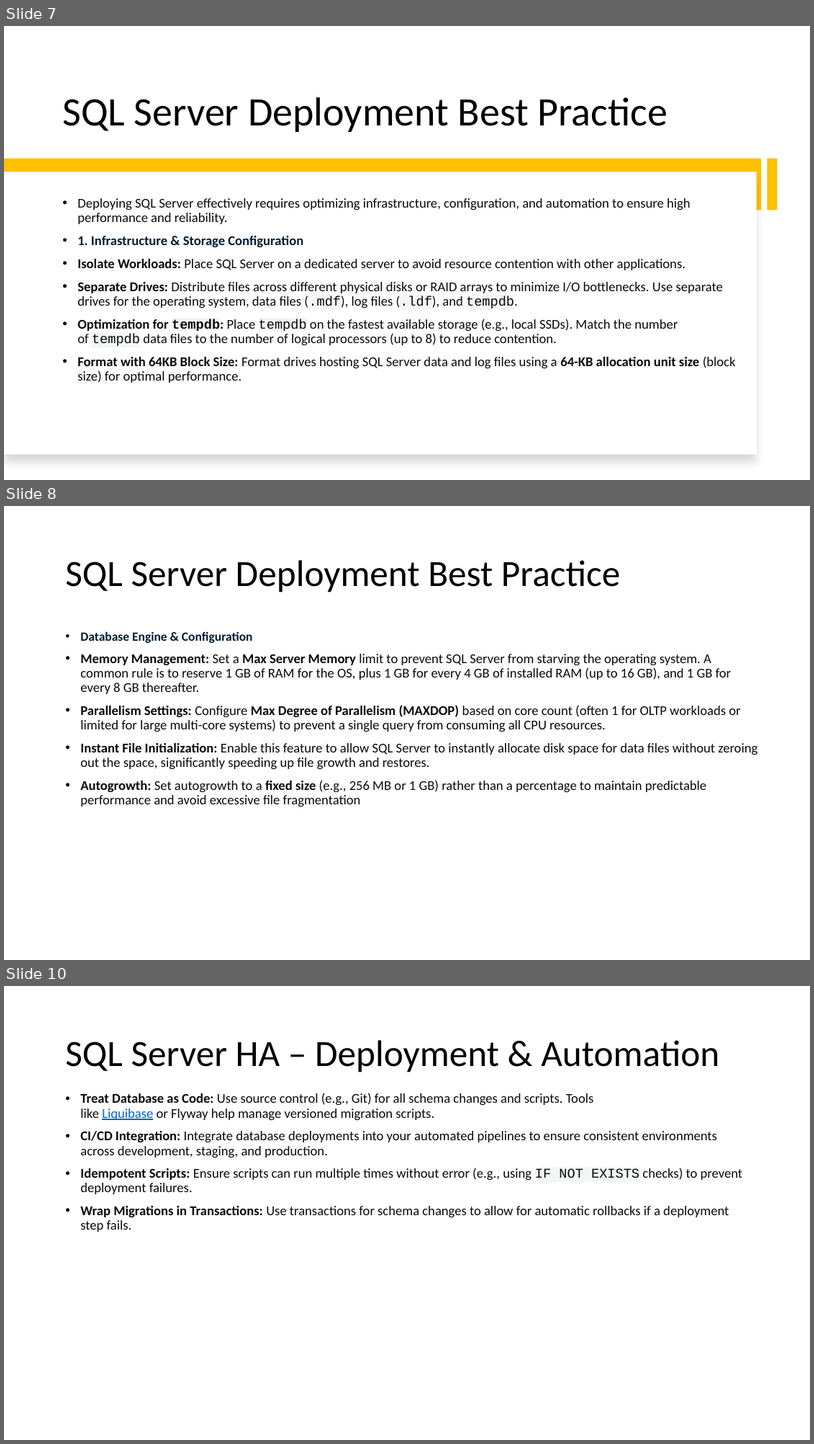
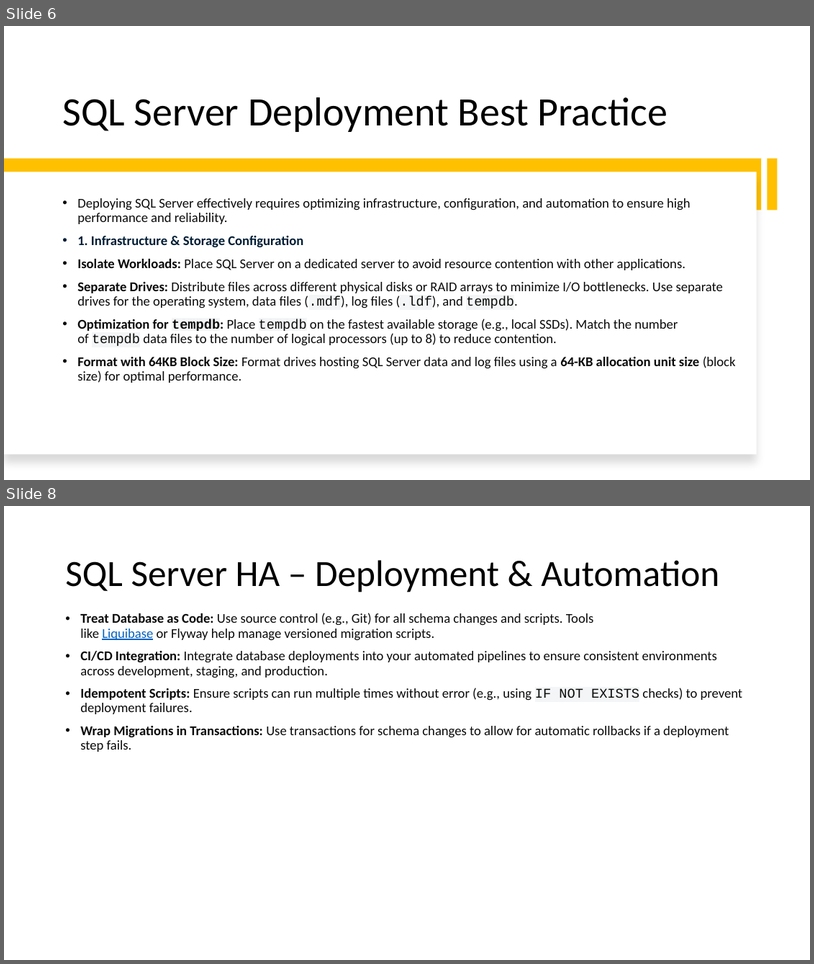
Before and after one commit to imcuteani/SQL_Server_Azure_Data_Engineering, a slide deck: Decks/day-3/SQL Server Administration & Azure Data Engineering-day-3.pptx. Shown one above the other, each under a label of ours: slides 7, 8 and 10 before the commit, slides 6 and 8 after it; the slides between them are not shown. The pictures are 814x1444 and 814x964 pixels, drawn with LibreOffice and Linux fonts; fonts in the diff are those of the drawing. Boxes give left, top, right and bottom in pixels: in the first picture for what was removed or moved away, otherwise in the second. Text is boxed around its words. In the diff, an @@ line names an element or a change of style, - is before the commit and + after.

```diff
--- a/Decks/day-3/SQL Server Administration & Azure Data Engineering-day-3.pptx
+++ b/Decks/day-3/SQL Server Administration & Azure Data Engineering-day-3.pptx
@@ slide 8 removed at [4, 506, 810, 960], background #FFFFFF @@
@@ title removed at [65, 560, 620, 592] @@
-SQL Server Deployment Best Practice
@@ text removed at [80, 631, 758, 807] @@
-• Database Engine & Configuration
-• Memory Management: Set a Max Server Memory limit to prevent SQL Server from starving the operating system. A common rule is to reserve 1 GB of RAM for the OS, plus 1 GB for every 4 GB of installed RAM (up to 16 GB), and 1 GB for every 8 GB thereafter.
-• Parallelism Settings: Configure Max Degree of Parallelism (MAXDOP) based on core count (often 1 for OLTP workloads or limited for large multi-core systems) to prevent a single query from consuming all CPU resources.
-• Instant File Initialization: Enable this feature to allow SQL Server to instantly allocate disk space for data files without zeroing out the space, significantly speeding up file growth and restores.
-• Autogrowth: Set autogrowth to a fixed size (e.g., 256 MB or 1 GB) rather than a percentage to maintain predictable performance and avoid excessive file fragmentation
@@ what was slide 7 is now slide 6 @@
@@ what was slide 10 is now slide 8 @@
```
Also in this commit, not shown: 2 slides changed, 4 other files.
